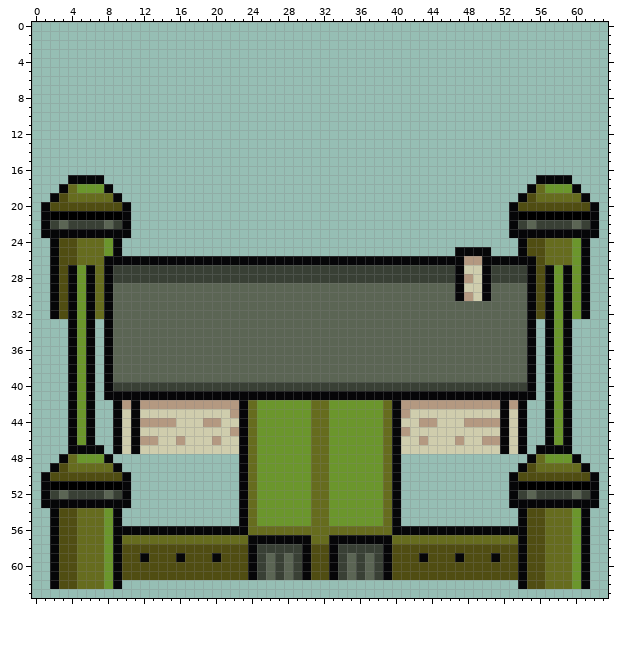
Edited in one commit: pixel-art sprite (Factions/Neow Folder/Town.png). This is how it looked before the edit.
The file is 64x64 pixels. Colours within 5 levels of each other are drawn and written as one.
The same view after the edit:
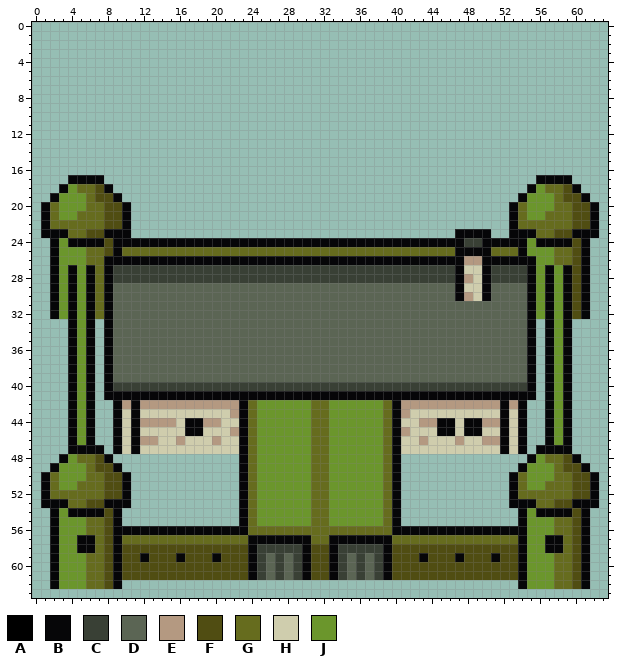
Palette (. is transparent): A #000000  B #060608  C #394035  D #5b6554  E #b49981  F #504d12  G #666c1e  H #cfcdad  J #6b962c
The edit:
The author put colour B in row 23 at x 47 to 50; in row 24 at x 10 to 47 and 50 to 53.
Colour E becomes colour B in row 44 at x 48 to 49.
Colour F becomes colour B in row 24 at x 4 and 56; in row 54 at x 4 and 56.
Colour G becomes colour B in row 24 at x 5 to 7 and 57 to 59; in row 54 at x 5 to 7 and 57 to 59; in rows 57 to 58 at x 5 to 6 and 57 to 58.
Colour H becomes colour B in row 44 at x 17 to 18 and 45 to 46; in row 45 at x 17 to 18, 45 to 46 and 48 to 49.
The author put colour C in row 24 at x 48 to 49.
Colour A becomes colour F in row 21 at x 8 to 9 and 60 to 61; in row 51 at x 8 to 9 and 60 to 61.
Colour B becomes colour F in row 23 at x 6 to 7 and 58 to 59; in row 53 at x 6 to 7 and 58 to 59.
Colour C becomes colour F in row 22 at x 9 and 61; in row 52 at x 9 and 61.
Colour D becomes colour F in row 22 at x 8 and 60; in row 52 at x 8 and 60.
Colour G becomes colour F in row 19 at x 7 to 8 and 59 to 60; in row 49 at x 7 to 8 and 59 to 60.
Colour J becomes colour F in row 18 at x 7 and 59; in rows 24 to 25 at x 8 and 60; in rows 26 to 32 at x 60; in row 48 at x 7 and 59; in rows 54 to 62 at x 8 and 60.
The author put colour G in row 25 at x 10 to 46 and 51 to 53.
Colour A becomes colour G in row 21 at x 2, 5 to 7, 54 and 57 to 59; in row 51 at x 2, 5 to 7, 54 and 57 to 59.
Colour B becomes colour G in row 23 at x 4 to 5 and 56 to 57; in row 53 at x 4 to 5 and 56 to 57.
Colour C becomes colour G in row 22 at x 2, 4 to 7, 54 and 56 to 59; in row 52 at x 2, 4 to 7, 54 and 56 to 59.
Colour D becomes colour G in row 22 at x 3 and 55; in row 52 at x 3 and 55.
Colour F becomes colour G in row 20 at x 2, 6 to 7, 54 and 58 to 59; in row 50 at x 2, 6 to 7, 54 and 58 to 59.
Colour J becomes colour G in row 18 at x 5 to 6 and 57 to 58; in row 48 at x 5 to 6 and 57 to 58.
Colour A becomes colour J in row 21 at x 3 to 4 and 55 to 56; in row 51 at x 3 to 4 and 55 to 56.
Colour F becomes colour J in row 19 at x 3 and 55; in row 20 at x 3 to 5 and 55 to 57; in row 24 at x 3 and 55; in row 25 at x 3 to 4 and 55 to 56; in row 26 at x 3 to 4 and 56; in rows 27 to 32 at x 3 and 56.
Colour F becomes colour J in row 49 at x 3 and 55; in row 50 at x 3 to 5 and 55 to 57; in row 54 at x 3 and 55; in rows 55 to 62 at x 3 to 4 and 55 to 56.
Colour G becomes colour J in row 18 at x 4 and 56; in row 19 at x 4 to 5 and 56 to 57; in rows 25 to 26 at x 5 and 57; in row 48 at x 4 and 56; in row 49 at x 4 to 5 and 56 to 57; in rows 55 to 56 at x 5 and 57.
Colour G becomes colour J in rows 59 to 62 at x 5 and 57.
